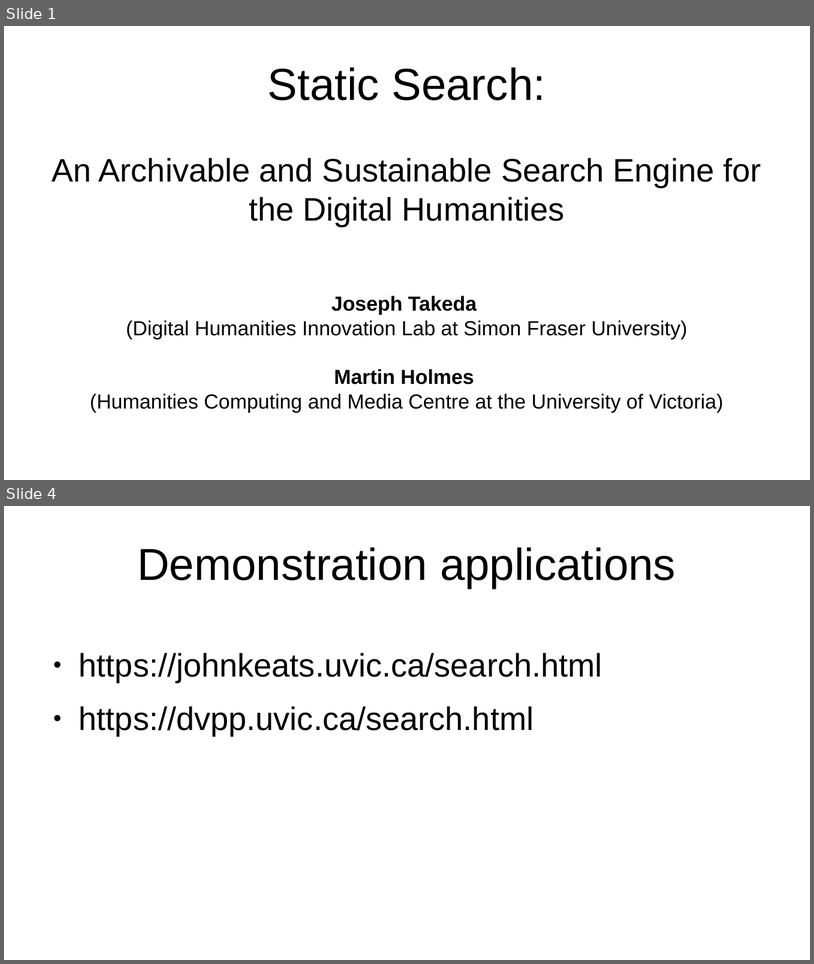
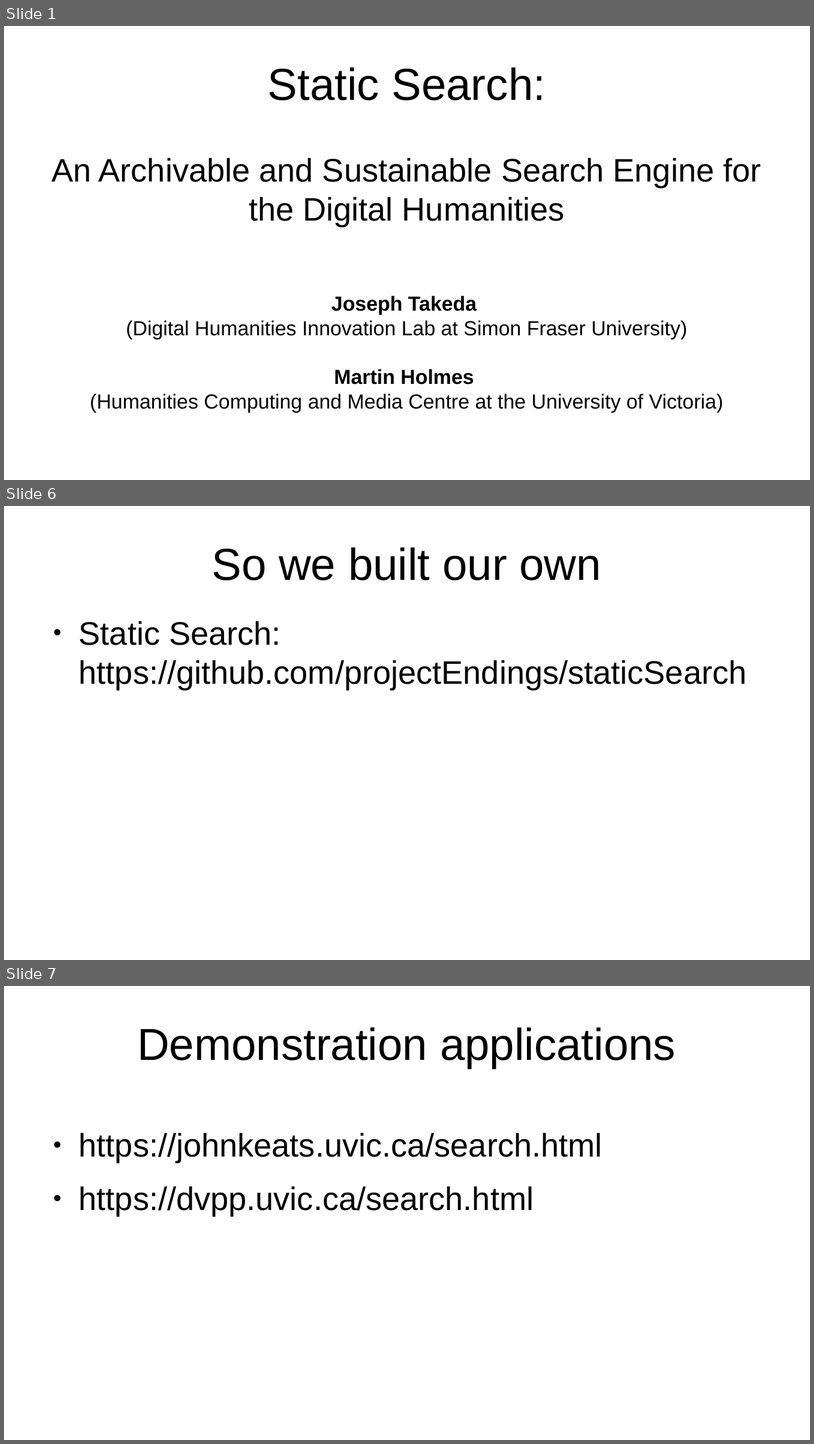
Before and after one commit to projectEndings/Endings, a slide deck: presentations/dhsi2020/staticSearch.odp. Shown one above the other, each under a label of ours: slides 1 and 4 before the commit, slides 1, 6 and 7 after it; the slides between them are not shown. The pictures are 814x964 and 814x1444 pixels, drawn with LibreOffice and Linux fonts; fonts in the diff are those of the drawing. Boxes give left, top, right and bottom in pixels: in the first picture for what was removed or moved away, otherwise in the second. Text is boxed around its words. In the diff, an @@ line names an element or a change of style, - is before the commit and + after.

```diff
--- a/presentations/dhsi2020/staticSearch.odp
+++ b/presentations/dhsi2020/staticSearch.odp
@@ slide 6 added at [4,506,810,960], background #FFFFFF @@
@@ title added at [212,547,602,580], 44 pt, text #000000 @@
+So we built our own
@@ text added at [79,621,747,689], 32 pt, text #000000 @@
+● Static Search: https://github.com/projectEndings/staticSearch
@@ what was slide 4 is now slide 7 @@
```
Also in this commit, not shown: 4 other slides added, 2 slides removed, 3 other files.
